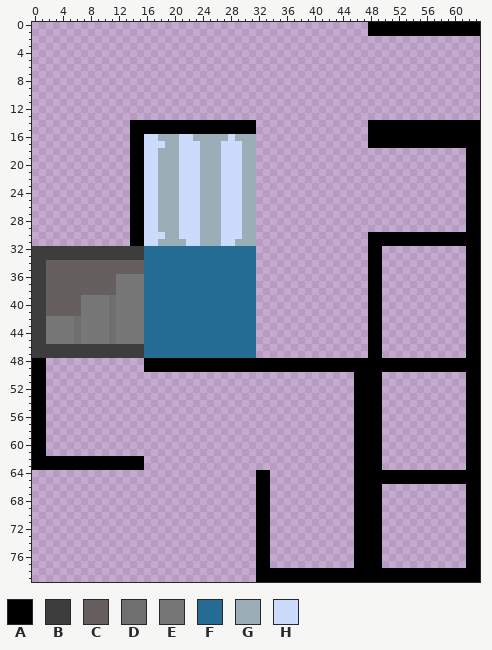
Two states of a sprite sheet, assets/minimal.png. Above: the version before the commit.
The file is 64x80 pixels. Colours within 5 levels of each other are drawn and written as one.
Palette (. is transparent): A #000000  B #3d3d3d  C #655f5f  D #6f6f6f  E #777777  F #246c93  G #9badb7  H #cbdbfc
Now the later version:
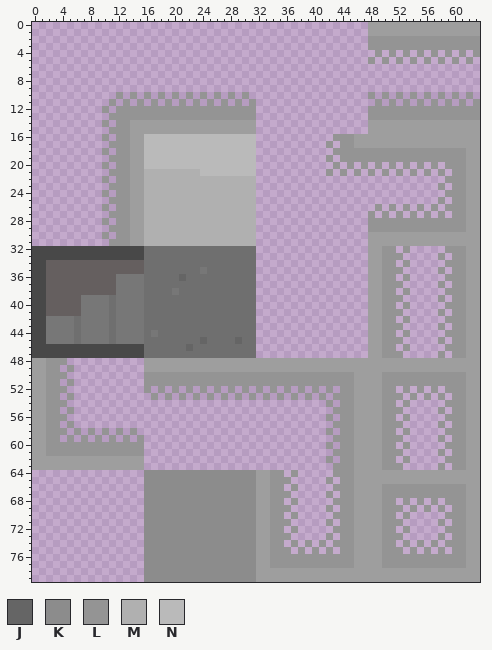
Colours new in this view: J #656565  K #8c8c8c  L #949494  M #b0b0b0  N #bababa
From old to new:
colour A: #000000 -> #9e9e9e
colour B: #3d3d3d -> #484848
Changed rows in their new state; - is a pixel that keeps its letter.
first column x 48:
 2 LLLLLLLLLLLLLLLL
 3 LLLLLLLLLLLLLLLL
 4 -L-L-L-L-L-L-L-L
 5 L-L-L-L-L-L-L-L-
first column x 2:
10 ----------L-L-L-L-L-L-L-L-L-L-----------------L-L-L-L-L-L-L-L-
11 ---------L-L-L-L-L-L-L-L-L-L-L-----------------L-L-L-L-L-L-L-L
12 --------L-LLLLLLLLLLLLLLLLLLLL----------------LLLLLLLLLLLLLLLL
13 ---------LLLLLLLLLLLLLLLLLLLLL----------------LLLLLLLLLLLLLLLL
14 --------L-LL--------------------------------------------------
15 ---------LLL--------------------------------------------------
16 --------L-LL--NNNNNNNNNNNNNNNN-----------LLLAA----------------
17 ---------LLL--NNNNNNNNNNNNNNNN----------L-LLAA----------------
18 --------L-LL--NNNNNNNNNNNNNNNN-----------LLLLLLLLLLLLLLLLLLL--
19 ---------LLL--NNNNNNNNNNNNNNNN----------L-LLLLLLLLLLLLLLLLLL--
20 --------L-LL--NNNNNNNNNNNNNNNN-----------L-L-L-L-L-L-L-L-LLL--
21 ---------LLL--MMMMMMMMNNNNNNNN----------L-L-L-L-L-L-L-L-L-LL--
22 --------L-LL--MMMMMMMMMMMMMMMM---------------------------LLL--
23 ---------LLL--MMMMMMMMMMMMMMMM--------------------------L-LL--
24 --------L-LL--MMMMMMMMMMMMMMMM---------------------------LLL--
25 ---------LLL--MMMMMMMMMMMMMMMM--------------------------L-LL--
26 --------L-LL--MMMMMMMMMMMMMMMM-----------------L-L-L-L-L-LLL--
27 ---------LLL--MMMMMMMMMMMMMMMM----------------L-L-L-L-L-L-LL--
28 --------L-LL--MMMMMMMMMMMMMMMM----------------LLLLLLLLLLLLLL--
29 ---------LLL--MMMMMMMMMMMMMMMM----------------LLLLLLLLLLLLLL--
30 --------L-LL--MMMMMMMMMMMMMMMM--------------------------------
31 ---------LLL--MMMMMMMMMMMMMMMM--------------------------------
32 --------------DDDDDDDDDDDDDDDD------------------LL-L-----LLL--
33 --------------DDDDDDDDDDDDDDDD------------------LLL-----L-LL--
34 --------------DDDDDDDDDDDDDDDD------------------LL-L-----LLL--
35 --------------DDDDDDDDEDDDDDDD------------------LLL-----L-LL--
36 --------------DDDDDJDDDDDDDDDD------------------LL-L-----LLL--
37 --------------DDDDDDDDDDDDDDDD------------------LLL-----L-LL--
38 --------------DDDDEDDDDDDDDDDD------------------LL-L-----LLL--
39 --------------DDDDDDDDDDDDDDDD------------------LLL-----L-LL--
40 --------------DDDDDDDDDDDDDDDD------------------LL-L-----LLL--
41 --------------DDDDDDDDDDDDDDDD------------------LLL-----L-LL--
42 --------------DDDDDDDDDDDDDDDD------------------LL-L-----LLL--
43 --------------DDDDDDDDDDDDDDDD------------------LLL-----L-LL--
44 --------------DEDDDDDDDDDDDDDD------------------LL-L-----LLL--
45 --------------DDDDDDDDJDDDDJDD------------------LLL-----L-LL--
46 --------------DDDDDDJDDDDDDDDD------------------LL-L-----LLL--
47 --------------DDDDDDDDDDDDDDDD------------------LLL-----L-LL--
48 LLL-----------------------------------------------------------
49 LL-L----------------------------------------------------------
50 LLL-----------LLLLLLLLLLLLLLLLLLLLLLLLLLLLLL----LLLLLLLLLLLL--
51 LL-L----------LLLLLLLLLLLLLLLLLLLLLLLLLLLLLL----LLLLLLLLLLLL--
52 LLL-----------L-L-L-L-L-L-L-L-L-L-L-L-L-L-LL----LL-L-L-L-LLL--
53 LL-L-----------L-L-L-L-L-L-L-L-L-L-L-L-L-LLL----LLL-L-L-L-LL--
54 LLL-------------------------------------L-LL----LL-L-----LLL--
55 LL-L-------------------------------------LLL----LLL-----L-LL--
56 LLL-------------------------------------L-LL----LL-L-----LLL--
57 LL-L-------------------------------------LLL----LLL-----L-LL--
58 LLL-L-L-L-L-L---------------------------L-LL----LL-L-----LLL--
59 LL-L-L-L-L-L-L---------------------------LLL----LLL-----L-LL--
60 LLLLLLLLLLLLLL--------------------------L-LL----LL-L-----LLL--
61 LLLLLLLLLLLLLL---------------------------LLL----LLL-----L-LL--
62 ----------------------------------------L-LL----LL-L-----LLL--
63 -----------------------------------------LLL----LLL-----L-LL--
64 --------------KKKKKKKKKKKKKKKK--LL-L-----LLL------------------
65 --------------KKKKKKKKKKKKKKKK--LLL-----L-LL------------------
66 --------------KKKKKKKKKKKKKKKK--LL-L-----LLL----LLLLLLLLLLLL--
67 --------------KKKKKKKKKKKKKKKK--LLL-----L-LL----LLLLLLLLLLLL--
68 --------------KKKKKKKKKKKKKKKK--LL-L-----LLL----LL-L-L-L-LLL--
69 --------------KKKKKKKKKKKKKKKK--LLL-----L-LL----LLL-L-L-L-LL--
70 --------------KKKKKKKKKKKKKKKK--LL-L-----LLL----LL-L-----LLL--
71 --------------KKKKKKKKKKKKKKKK--LLL-----L-LL----LLL-----L-LL--
72 --------------KKKKKKKKKKKKKKKK--LL-L-----LLL----LL-L-----LLL--
73 --------------KKKKKKKKKKKKKKKK--LLL-----L-LL----LLL-----L-LL--
74 --------------KKKKKKKKKKKKKKKK--LL-L-L-L-LLL----LL-L-L-L-LLL--
75 --------------KKKKKKKKKKKKKKKK--LLL-L-L-L-LL----LLL-L-L-L-LL--
76 --------------KKKKKKKKKKKKKKKK--LLLLLLLLLLLL----LLLLLLLLLLLL--
77 --------------KKKKKKKKKKKKKKKK--LLLLLLLLLLLL----LLLLLLLLLLLL--
78 --------------KKKKKKKKKKKKKKKK--------------------------------
79 --------------KKKKKKKKKKKKKKKK--------------------------------
